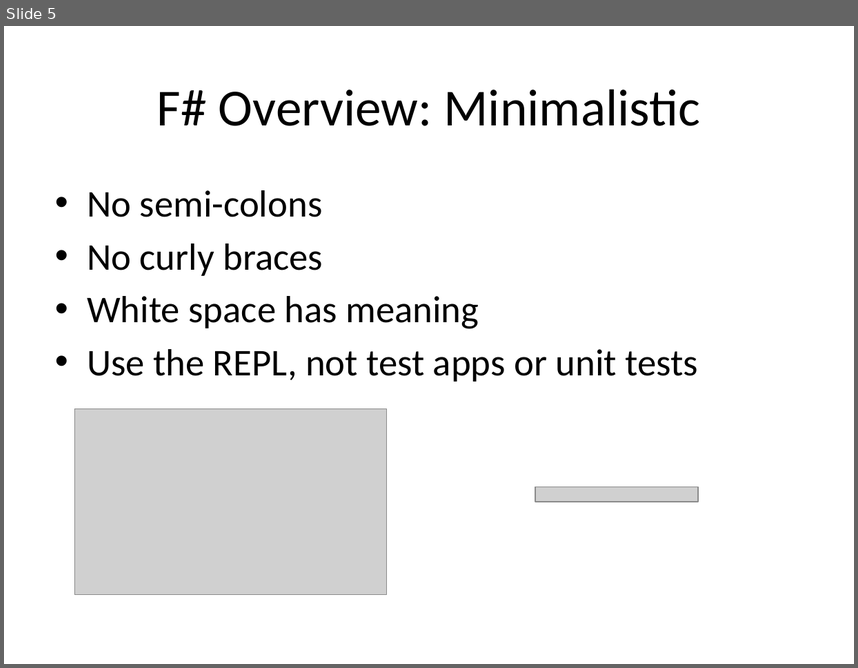
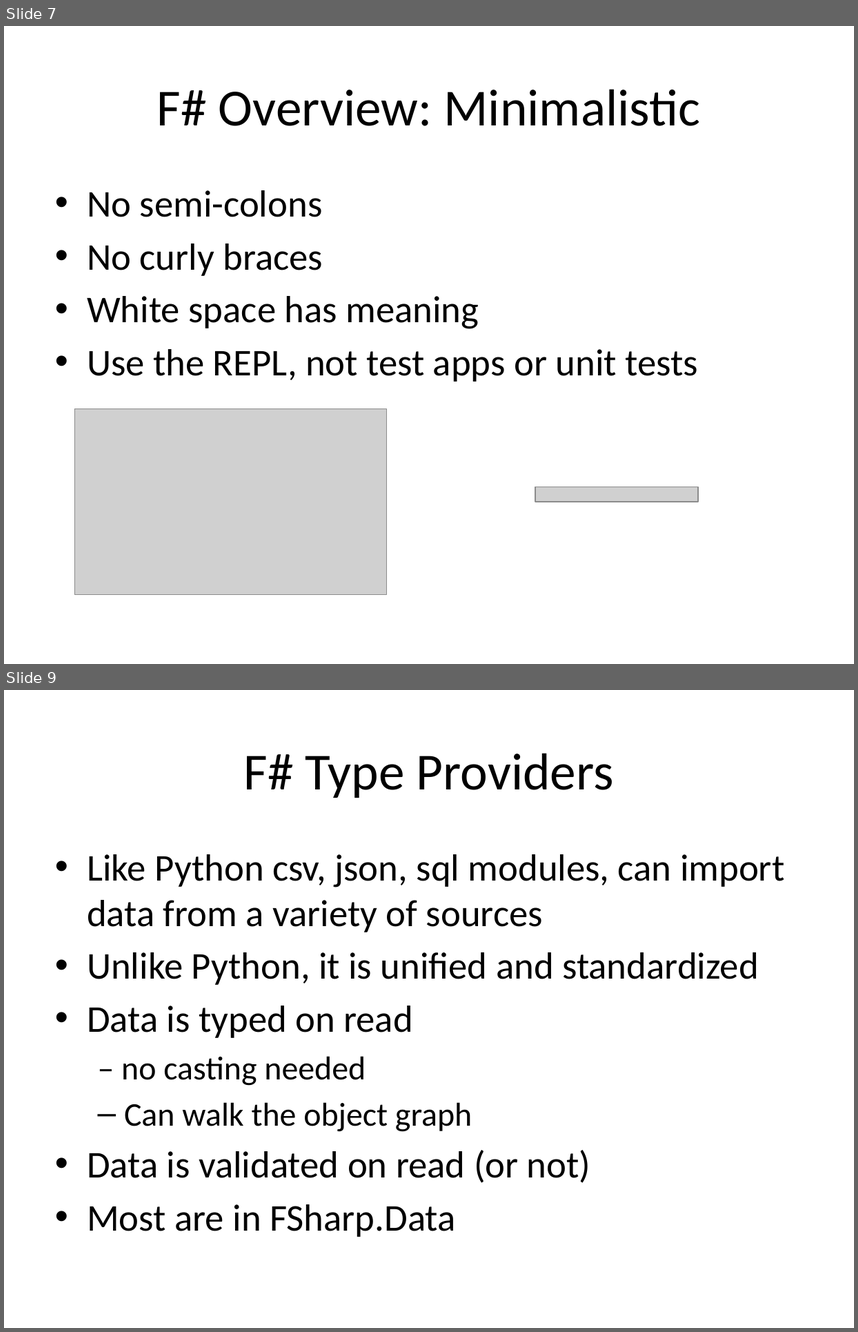
Before and after one commit to AlanGitHub00/PydataNYC, a slide deck: presentation/FSharpForData.pptx. Shown one above the other, each under a label of ours: slide 5 before the commit, slides 7 and 9 after it; the slides between them are not shown. The pictures are 858x668 and 858x1332 pixels, drawn with LibreOffice and Linux fonts; fonts in the diff are those of the drawing; grey boxes stand for pictures. Boxes give left, top, right and bottom in pixels: in the first picture for what was removed or moved away, otherwise in the second. Text is boxed around its words. In the diff, an @@ line names an element or a change of style, - is before the commit and + after.

Commit message:
Added Data Manipulation

```diff
--- a/presentation/FSharpForData.pptx
+++ b/presentation/FSharpForData.pptx
@@ slide 9 added at <box>4,690,854,1328</box>, background #FFFFFF @@
@@ title added at <box>243,753,614,798</box>, 44 pt, text #000000 @@
+F# Type Providers
@@ text added at <box>87,854,784,1236</box>, 32 pt, text #000000 @@
+• Like Python csv, json, sql modules, can import data from a variety of sources
+• Unlike Python, it is unified and standardized
+• Data is typed on read
+  – no casting needed
+  – Can walk the object graph
+• Data is validated on read (or not)
+• Most are in FSharp.Data
@@ what was slide 5 is now slide 7 @@
```
Also in this commit, not shown: 1 slide changed, 11 other slides added, 8 other files.
